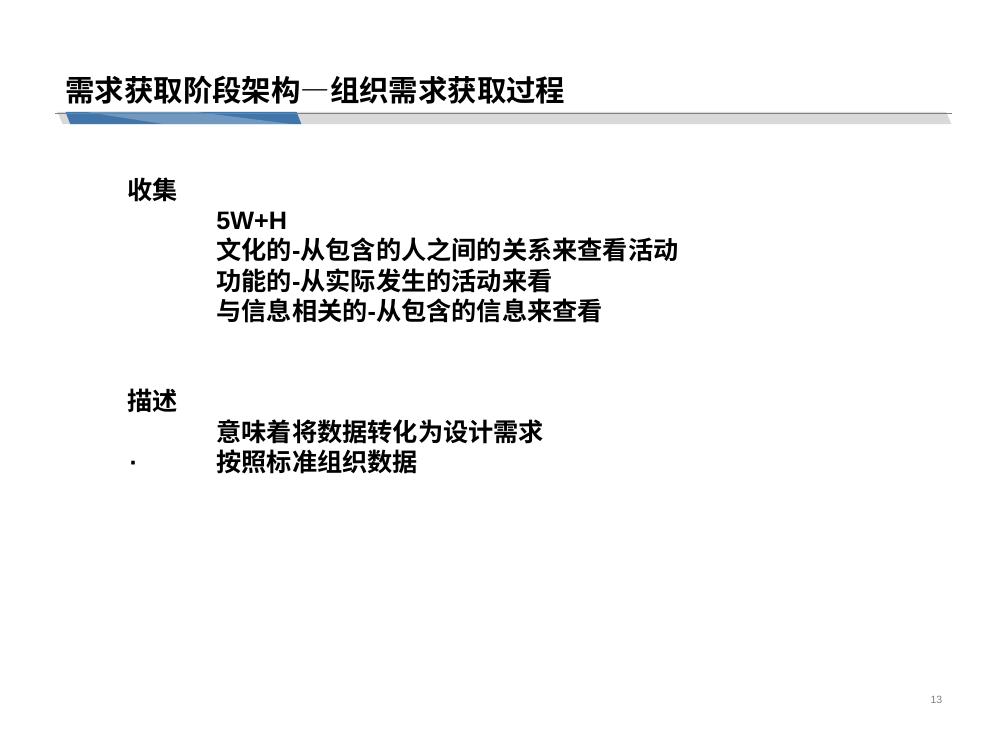
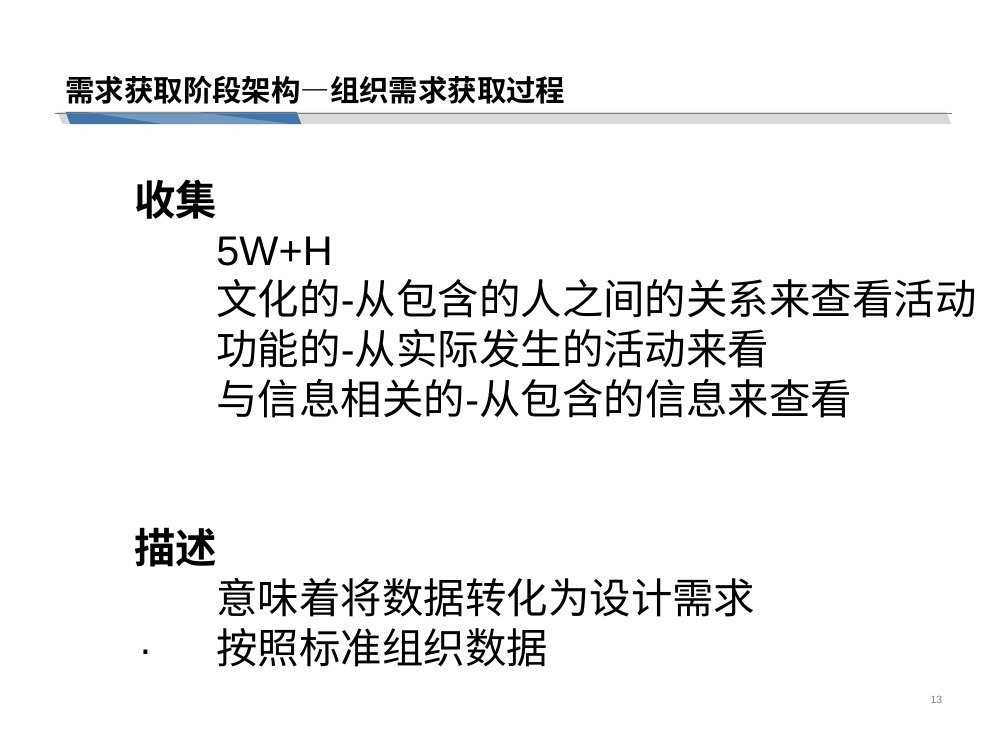
Before and after one commit to cchello/PRD2018-G01, a slide deck: slide 13 of PRD-2018-G01 翻转ppt界面原型.pptx. Drawn at 1008x756 pixels with LibreOffice and Linux fonts; fonts in the diff are those of the drawing. Boxes give left, top, right and bottom in pixels: in the first picture for what was removed or moved away, otherwise in the second. Text is boxed around its words. In the diff, an @@ line names an element or a change of style, - is before the commit and + after.

```diff
--- a/PRD-2018-G01 翻转ppt界面原型.pptx
+++ b/PRD-2018-G01 翻转ppt界面原型.pptx
@@ text "收集" at bbox=[134, 179, 976, 667]: size 18 to 29.6 pt, bold off @@
```
Also in this commit, not shown: 1 other slide changed.
